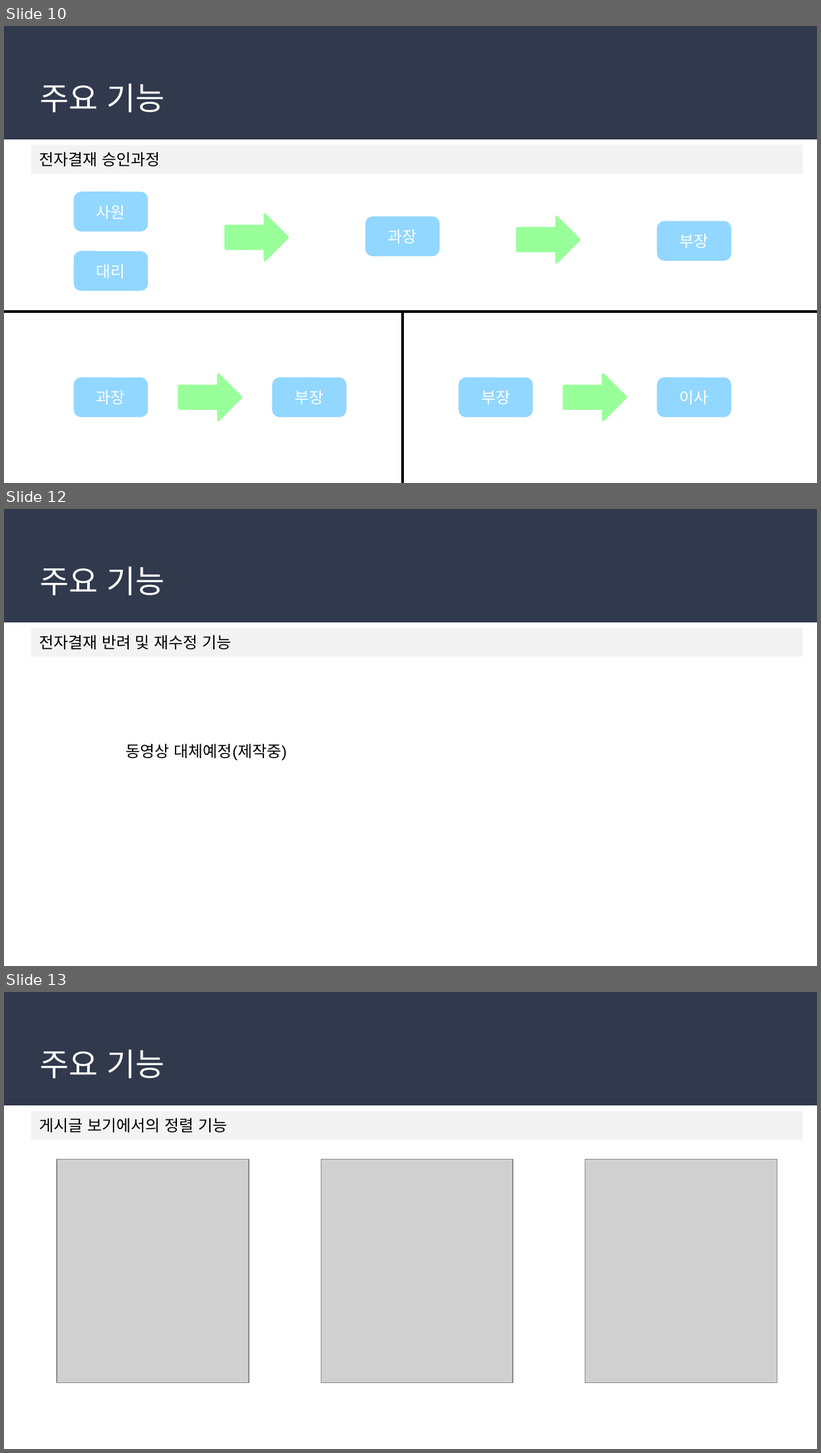
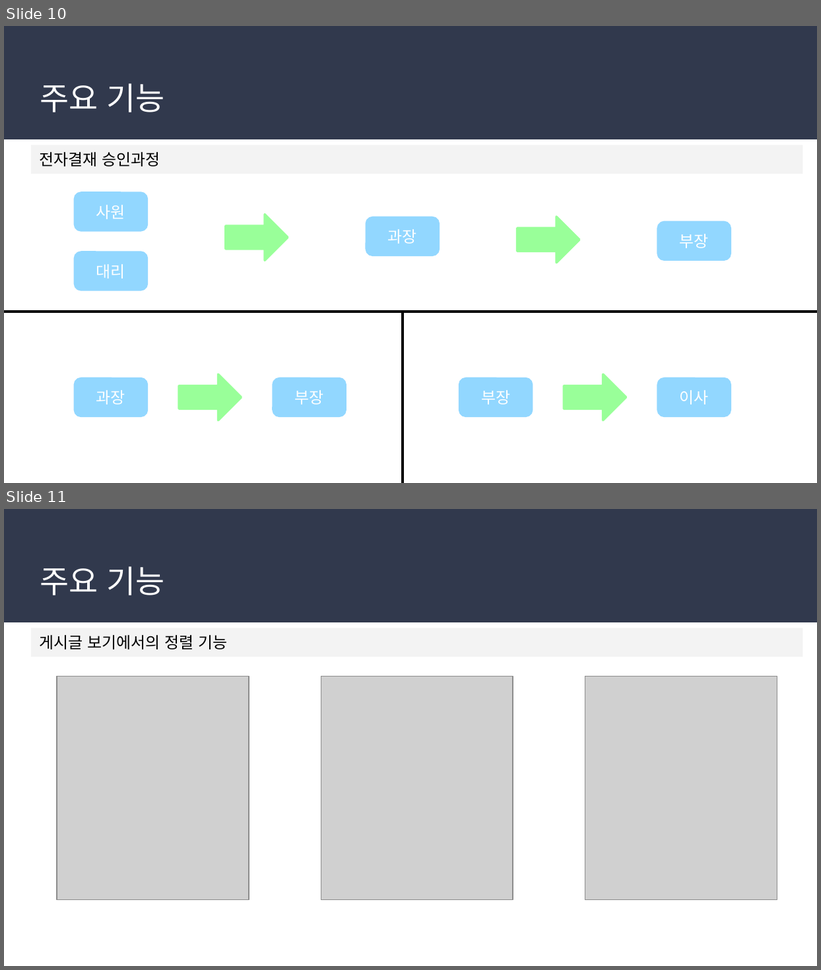
Before and after one commit to soulluna/-6th-_cosmo_1th_group, a slide deck: 작업완료포트폴리오/6. 1차 발표문서/전자결재시스템 1차 발표.pptx. Shown one above the other, each under a label of ours: slides 10, 12 and 13 before the commit, slides 10 and 11 after it; the slides between them are not shown. The pictures are 821x1453 and 821x970 pixels, drawn with LibreOffice and Linux fonts; fonts in the diff are those of the drawing; grey boxes stand for pictures. Boxes give left, top, right and bottom in pixels: in the first picture for what was removed or moved away, otherwise in the second. Text is boxed around its words. In the diff, an @@ line names an element or a change of style, - is before the commit and + after.

Commit message:
발표자료 최종 수정

```diff
--- a/작업완료포트폴리오/6. 1차 발표문서/전자결재시스템 1차 발표.pptx
+++ b/작업완료포트폴리오/6. 1차 발표문서/전자결재시스템 1차 발표.pptx
@@ slide 12 removed at <box>4,509,817,966</box>, background #FFFFFF; not listed: 1 template element that a slide beside it also shows @@
@@ title removed at <box>40,566,165,595</box> @@
-주요 기능
@@ rectangle removed at <box>31,628,803,657</box> @@
-전자결재 반려 및 재수정 기능
@@ text removed at <box>126,744,287,760</box> @@
-동영상 대체예정(제작중)
@@ what was slide 13 is now slide 11 @@
```
Also in this commit, not shown: 1 other slide removed, 1 other file.
